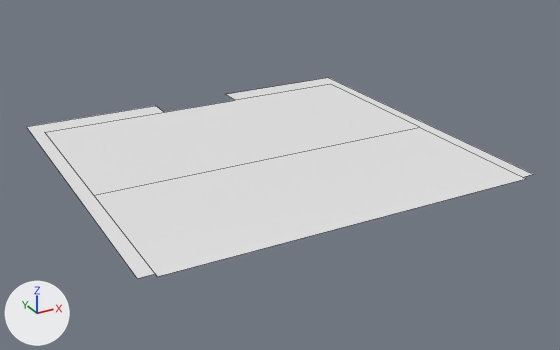
A saved change to the Blender file garbage-amp/right.blend.
Both versions are drawn from a 50 mm lens placed at (-34.5, -76.4, 64.7), pointed at (41.9, 62.6, -4.8). The axes (+X, +Y, +Z) are drawn at lower left. The lights are the same throughout. Mesh edges are drawn as thin lines.
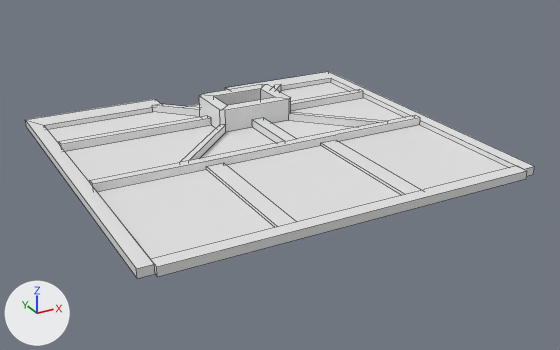
Commit message: Done remaking right panel

Edits to the scene script, one JSON object a line:
```json
{"block": "me_plane", "where": "# used by ob_plane; location = (0.0, 0.0, 0.0)"}
{"op": "remove", "block": "me_plane", "code": "me_plane.from_pydata(...)  # 16 vertices, 4 faces; spans x -3.0..83.0, y 27.0..108.0, z 0.0"}
{"op": "add", "block": "me_plane", "code": "me_plane.from_pydata(...)  # 290 vertices, 123 faces; spans x -3.0..83.0, y 27.0..108.0, z 0.0..6.0"}
{"block": "me_plane", "change": "me_plane part 1: 274 vertices added at x -3.0..83.0, y 27.0..108.0, z 0.0..6.0"}
```

What differs and where, as boxes [x1, y1, x2, y2] in the pictures (560 x 350 px):
```json
{"object": "Plane", "change": "reshaped", "before": [27, 78, 533, 279], "after": [26, 72, 535, 279]}
{"part": 1, "of": "me_plane", "change": "added", "after": [26, 72, 535, 279]}
```
